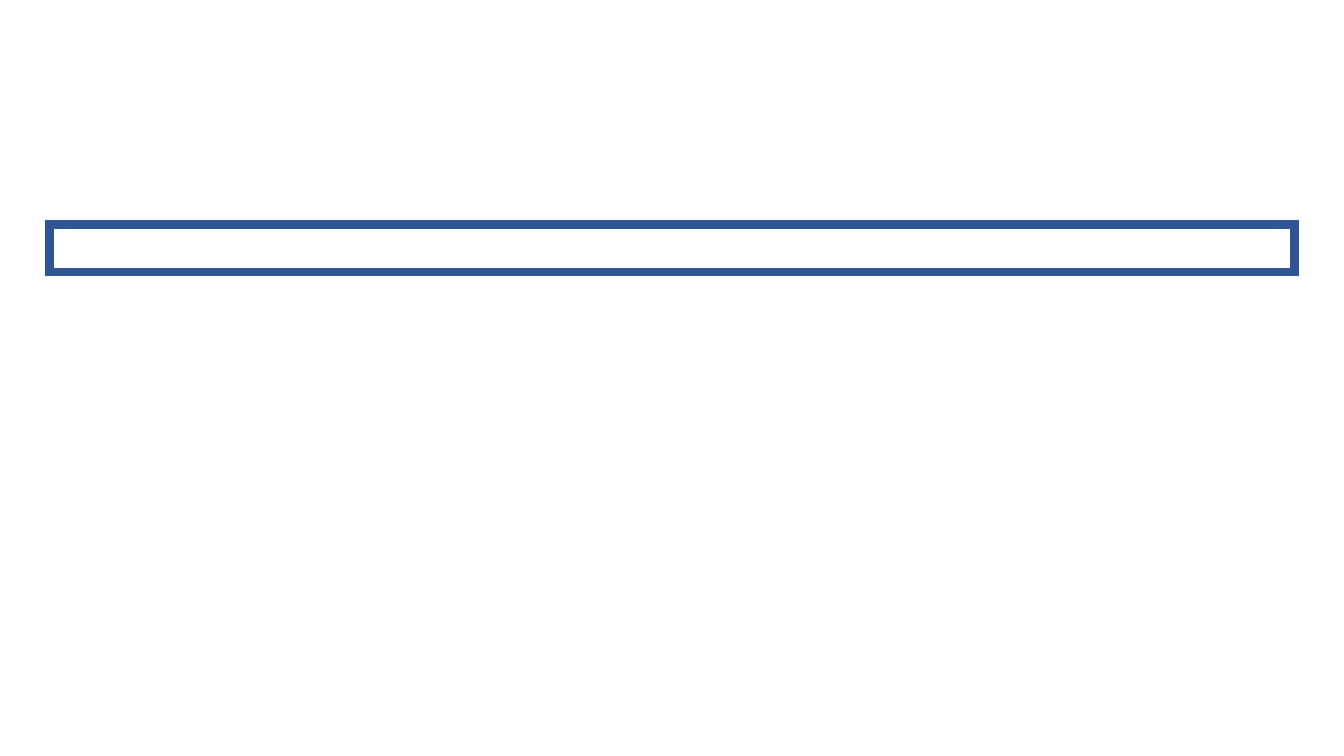
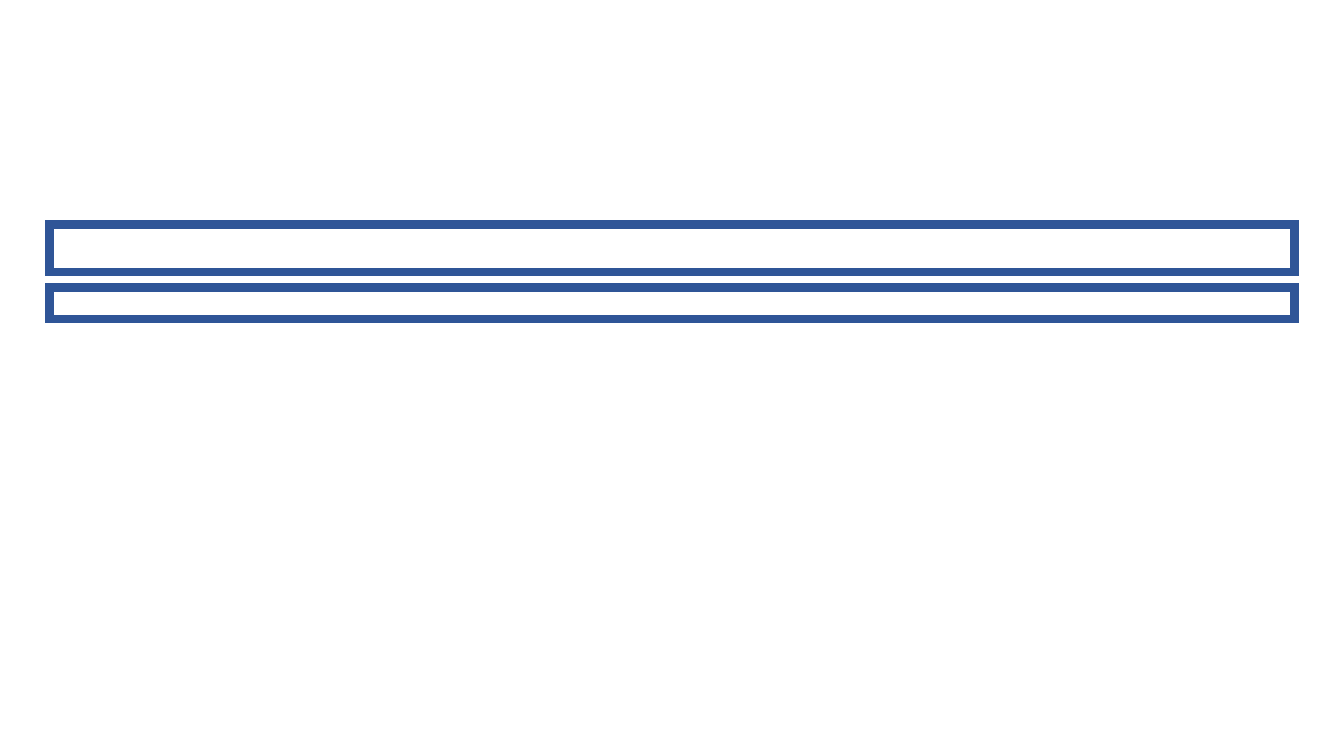
Before and after one commit to timovdk/characterizing_navigation_graphs, a slide deck: slide 2 of weekly_update.pptx. Drawn at 1344x756 pixels with LibreOffice and Linux fonts; fonts in the diff are those of the drawing; background and template pictures are left out. Boxes give left, top, right and bottom in pixels: in the first picture for what was removed or moved away, otherwise in the second. Text is boxed around its words. In the diff, an @@ line names an element or a change of style, - is before the commit and + after.

```diff
--- a/weekly_update.pptx
+++ b/weekly_update.pptx
@@ rectangle added at (49,287,1295,319), outline #2F5597 6 pt @@
```
Also in this commit, not shown: 1 other slide changed.
